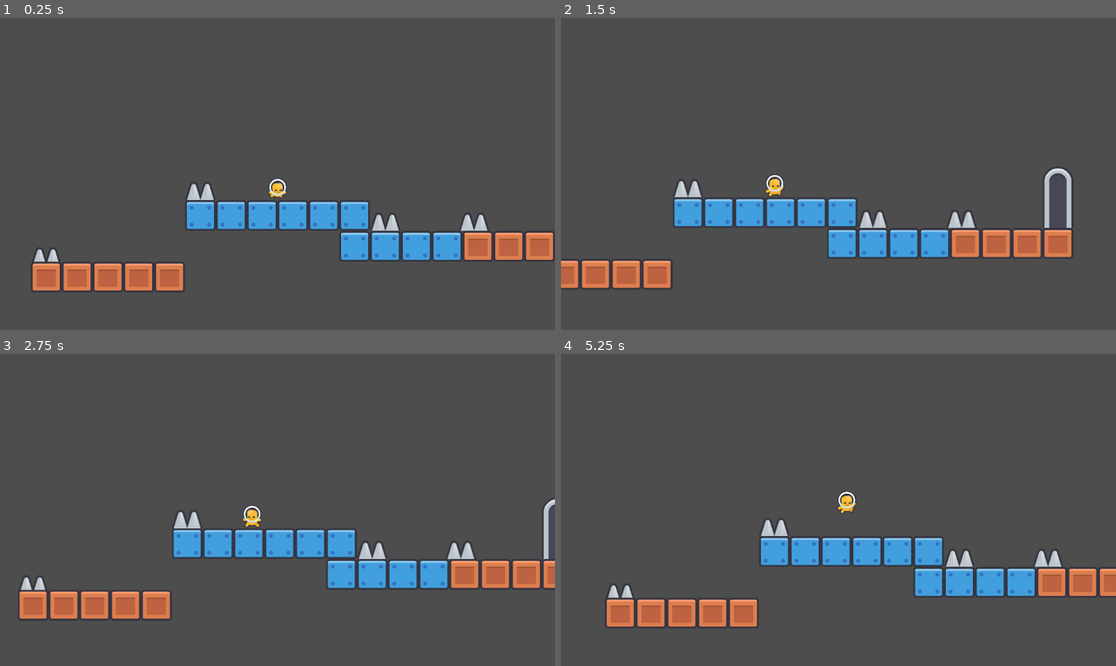
Above: before the commit, frames 1-4 (two rows, left to right).
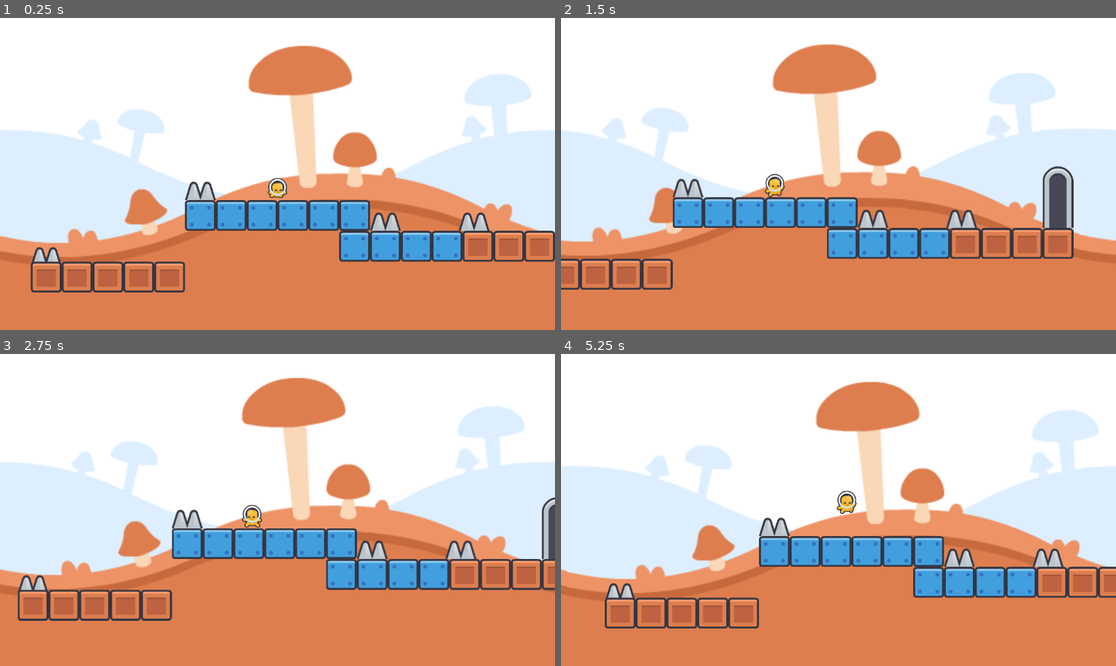
Above: after the commit, the same moments.

Repository: KrisW-Queens/Queens-2026-GODOT
Game: Godot game, scene res://scenes/level_1.tscn
The game is run twice, just before and just after one commit, with the same random seed, the same clock (stepped at 60 frames per second) and the same inputs. The engine's default icon, where the game draws it, is replaced by a stand-in: a white triangle on a blue panel in a dark square.
Inputs:
- Up to frame 1 (0.25 s): no input
- Up to frame 2 (1.5 s): tap Enter (ui_accept) at 0.5, 0.6, 0.77, 1.07, 1.35 s; hold Right (ui_right) from 0.53 s (still down)
- Up to frame 3 (2.75 s): tap Enter (ui_accept) at 1.52, 1.82, 2.1 s; release Right (ui_right) at 2.03 s; hold Left (ui_left) from 2.03 s (still down)
- Up to frame 4 (5.25 s): release Left (ui_left) at 2.78 s; hold Right (ui_right) 2.78-4.28 s; tap Enter (ui_accept) at 2.85, 3.02, 3.32, 3.6, 3.77, 4.07, 4.35, 4.52, 4.82, 5.1 s; hold Left (ui_left) 4.28-5.03 s; hold Right (ui_right) from 5.03 s (still down)

The runs differ from the first frame. In frame 1, 89% of the frame differs, in the area x 0-100%, y 0-100%; in frame 2, 89%; in frame 3, 89%; in frame 4, 90%.

Commit message:
End of Video 5
Last video completed.
Added background
Added sounds

Diff:
--- a/platform-game-sr-coder/prefabs/player.tscn
+++ b/platform-game-sr-coder/prefabs/player.tscn
@@ -3,6 +3,8 @@
 [ext_resource type="Script" uid="uid://c1chytbdd1pfa" path="res://scripts/player.gd" id="1_4dohe"]
 [ext_resource type="Texture2D" uid="uid://bowahpr4m40vx" path="res://icon.svg" id="2_r66lb"]
 [ext_resource type="Texture2D" uid="uid://c6bhkcblpeu3a" path="res://sprites/spritesheet-characters-default.png" id="3_r66lb"]
+[ext_resource type="AudioStream" uid="uid://b1ink8awpaaa6" path="res://Sounds/sfx_jump-high.ogg" id="4_1txc5"]
+[ext_resource type="AudioStream" uid="uid://cnuvdhfhnm55p" path="res://Sounds/sfx_disappear.ogg" id="5_ht1c8"]
 
 [sub_resource type="RectangleShape2D" id="RectangleShape2D_bswci"]
 size = Vector2(64, 64)
@@ -101,3 +103,9 @@
 sprite_frames = SubResource("SpriteFrames_g2jcq")
 animation = &"jump"
 autoplay = "idle"
+
+[node name="jumpsound" type="AudioStreamPlayer" parent="." unique_id=835627158]
+stream = ExtResource("4_1txc5")
+
+[node name="deathsound" type="AudioStreamPlayer" parent="." unique_id=16843448]
+stream = ExtResource("5_ht1c8")
--- a/platform-game-sr-coder/scenes/level_1.tscn
+++ b/platform-game-sr-coder/scenes/level_1.tscn
@@ -1,5 +1,6 @@
 [gd_scene format=4 uid="uid://cbirpd7huxfaf"]
 
+[ext_resource type="Texture2D" uid="uid://bmj7u38og0143" path="res://sprites/background_color_mushrooms.png" id="1_4nkto"]
 [ext_resource type="PackedScene" uid="uid://ba6dm35xh38km" path="res://prefabs/player.tscn" id="1_rus8k"]
 [ext_resource type="PackedScene" uid="uid://bhwbodliav1rq" path="res://prefabs/spike.tscn" id="2_5xbjy"]
 [ext_resource type="PackedScene" uid="uid://qv8vl3xdqnp7" path="res://prefabs/portal.tscn" id="3_4nkto"]
@@ -362,6 +363,17 @@
 
 [node name="level1" type="Node2D" unique_id=1739128340]
 
+[node name="Background" type="Parallax2D" parent="." unique_id=1268438258]
+z_index = -1
+scroll_scale = Vector2(0.5, 0.5)
+repeat_size = Vector2(1152, 0)
+
+[node name="Sprite2D" type="Sprite2D" parent="Background" unique_id=1656598013]
+scale = Vector2(2.26, 2.26)
+texture = ExtResource("1_4nkto")
+centered = false
+offset = Vector2(0, -124)
+
 [node name="player" parent="." unique_id=156477634 instance=ExtResource("1_rus8k")]
 position = Vector2(576, 320)
 
--- a/platform-game-sr-coder/scripts/player.gd
+++ b/platform-game-sr-coder/scripts/player.gd
@@ -1,6 +1,8 @@
 extends CharacterBody2D
 
 @onready var animation : AnimatedSprite2D = $AnimatedSprite2D
+@onready var jumpsound: AudioStreamPlayer = $jumpsound
+@onready var deathsound: AudioStreamPlayer = $deathsound
 
 const SPEED = 300.0
 const JUMP_VELOCITY = -400.0
@@ -14,6 +16,7 @@
 	# Handle jump.
 	if Input.is_action_just_pressed("ui_accept") and is_on_floor():
 		velocity.y = JUMP_VELOCITY
+		jumpsound.play()
 
 	# Get the input direction and handle the movement/deceleration.
 	# As good practice, you should replace UI actions with custom gameplay actions.
@@ -45,4 +48,5 @@
 
 
 func respawn():
+	deathsound.play()
 	position = start_position
Not shown, added: platform-game-sr-coder/Sounds/sfx_bump.ogg.import
Not shown, added: platform-game-sr-coder/Sounds/sfx_coin.ogg.import
Not shown, added: platform-game-sr-coder/Sounds/sfx_disappear.ogg.import
Not shown, added: platform-game-sr-coder/Sounds/sfx_gem.ogg.import
Not shown, added: platform-game-sr-coder/Sounds/sfx_hurt.ogg.import
Not shown, added: platform-game-sr-coder/Sounds/sfx_jump-high.ogg.import
Not shown, added: platform-game-sr-coder/Sounds/sfx_jump.ogg.import
Not shown, added: platform-game-sr-coder/Sounds/sfx_magic.ogg.import
Not shown, added: platform-game-sr-coder/Sounds/sfx_select.ogg.import
Not shown, added: platform-game-sr-coder/Sounds/sfx_throw.ogg.import
Binary file added: platform-game-sr-coder/sprites/background_color_mushrooms.png
Not shown, added: platform-game-sr-coder/sprites/background_color_mushrooms.png.import
(and 10 more such lines)
